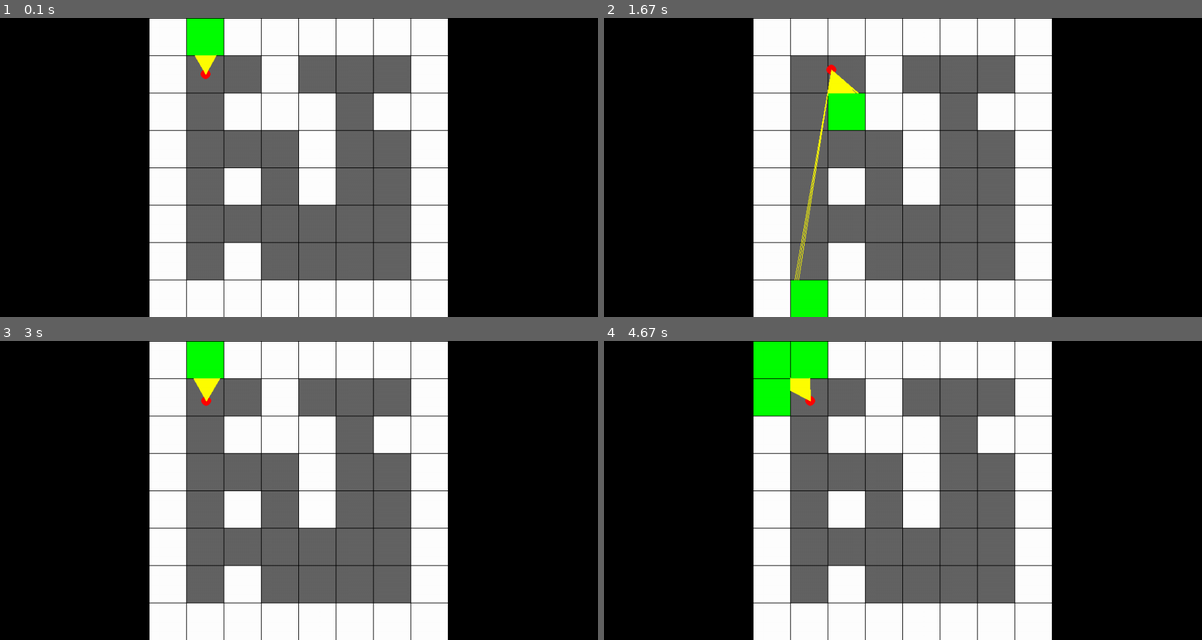
Above: before the commit, frames 1-4 (two rows, left to right).
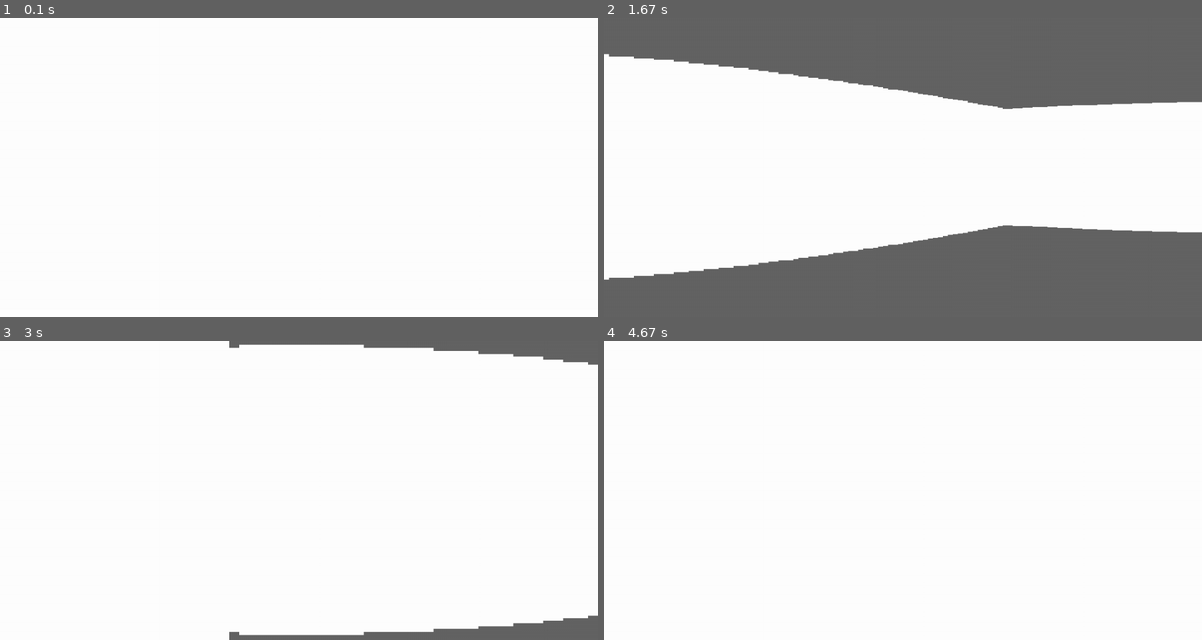
Above: after the commit, the same moments.

Repository: ITE-Ensenada/objetos
Game: pygame game, started from Osvaldo/PygameProyect/main.py
The game is run twice, just before and just after one commit, with the same random seed, the same clock (stepped at 60 frames per second) and the same inputs.
Inputs:
- Up to frame 1 (0.1 s): no input
- Up to frame 2 (1.67 s): hold Right 0.33-0.8 s; hold Up 0.83-1.13 s; hold Right 1.17-1.63 s
- Up to frame 3 (3 s): hold Left 1.67-2.2 s; hold Down 2.23-2.53 s; hold Left 2.57-2.97 s
- Up to frame 4 (4.67 s): hold Up 3-3.37 s; hold Down 4.07-4.43 s; hold Left from 4.47 s (still down)

The runs differ from the first frame. In frame 1, 73% of the frame differs, in the area x 0-100%, y 0-100%; in frame 2, 82%; in frame 3, 75%; in frame 4, 75%.

Commit message:
RAYCASTING 3D

Diff:
--- a/Osvaldo/PygameProyect/Package/functions.py
+++ b/Osvaldo/PygameProyect/Package/functions.py
@@ -40,8 +40,9 @@
     # pygame.draw.line(screen, ( 0, 255, 0 ), (jugador.posX , jugador.posY ), ( jugador.posX - math.sin( jugador.angle + jugador.halfFOV) * 30,
     #                                                                           jugador.posY + math.cos( jugador.angle + jugador.halfFOV ) * 30 ) , 3 )
 
+
 # ALGORITMO DE RAY CASTING
-def ray_cast(screen, jugador):
+def ray_cast2D(screen, jugador):
     # DEFINIR EL AVANCE DE CADA RAYO
     step_angle = jugador.fov / casted_rays
 
@@ -63,12 +64,22 @@
             col = int( ( target_x - start_X ) / square )
 
             if mapa[row][col] == 1:
-                pygame.draw.rect(screen, ( 0, 255, 0 ), (start_X + col * square,
-                                                         row * square + 1,
-                                                         square - 1,
-                                                         square - 1) )
+                # DIBUJA LA PARED QUE SE TOCA
+                # pygame.draw.rect(screen, ( 0, 255, 0 ), (start_X + col * square,
+                #                                          row * square + 1,
+                #                                          square - 1,
+                #                                          square - 1) )
 
-                pygame.draw.line(screen, ( 255, 255, 0 ), (jugador.posX , jugador.posY ), ( target_x, target_y ) )
+                # DIBUJA EL RAYCASTING
+                # pygame.draw.line(screen, ( 255, 255, 0 ), (jugador.posX , jugador.posY ), ( target_x, target_y ) )
+
+                # CALCULA EL ALTO DE LA PARED 3D
+                wall_alto = 21000 / (profundidad + 0.0001)
+
+                # DIBUJAR PROYECCION 3D
+                pygame.draw.rect(screen, WHITE, (ray * scale,
+                                                (screen_Alto / 2) - (wall_alto / 2),
+                                                 scale , wall_alto) )
                 break
 
         start_angle += step_angle
--- a/Osvaldo/PygameProyect/Package/setting.py
+++ b/Osvaldo/PygameProyect/Package/setting.py
@@ -10,6 +10,9 @@
     [1,1,1,1,1,1,1,1]
 ]
 
+# COLORES RGB
+WHITE = ( 255, 255, 255)
+
 # CONSTANTES DE LA PANTALLA
 screen_Alto = 480
 screen_Ancho = screen_Alto * 2 #960
@@ -20,3 +23,4 @@
 # CONSTATNTES PARA EL ALGORITMO RAY CASTING
 casted_rays = 120
 max_Profundidad = screen_Alto
+scale = screen_Ancho / casted_rays
--- a/Osvaldo/PygameProyect/main.py
+++ b/Osvaldo/PygameProyect/main.py
@@ -14,11 +14,14 @@
     # VARIABLE DE TECLAS
     keys = pygame.key.get_pressed()
 
+    # BACKGROUND UPDATE
+    pygame.draw.rect(screen, ( 100, 100, 100 ), ( 0, 0, screen_Ancho, screen_Alto))
+
     # DIBUJO DEL MAPA 2D
-    draw_map2D(screen, jugador)
+    # draw_map2D(screen, jugador)
 
     # ALGORITMO RAYCASTING
-    ray_cast(screen, jugador)
+    ray_cast2D(screen, jugador)
 
     # EVENTOS DEL TECLADO
     if keys[pygame.K_LEFT]:
@@ -31,12 +34,15 @@
     if keys[pygame.K_DOWN]:
         jugador.posX = math.sin(jugador.angle) * 2
         jugador.posY = -math.cos(jugador.angle) * 2
+    if keys[pygame.K_ESCAPE]: end_game()
 
-    # FIN DEL JUEGO
-    if keys[pygame.QUIT] or keys[pygame.K_ESCAPE]: end_game()
+    # EVENTOS EN CICLO FOR
+    for event in pygame.event.get():
+        # FIN DEL JUEGO
+        if event.type == pygame.QUIT: end_game()
 
     # ACTUALIZA LA PANTALLA
     pygame.display.flip()
 
     # CONTOLA LOS FPS
-    clock.tick(60)
+    clock.tick(120)
